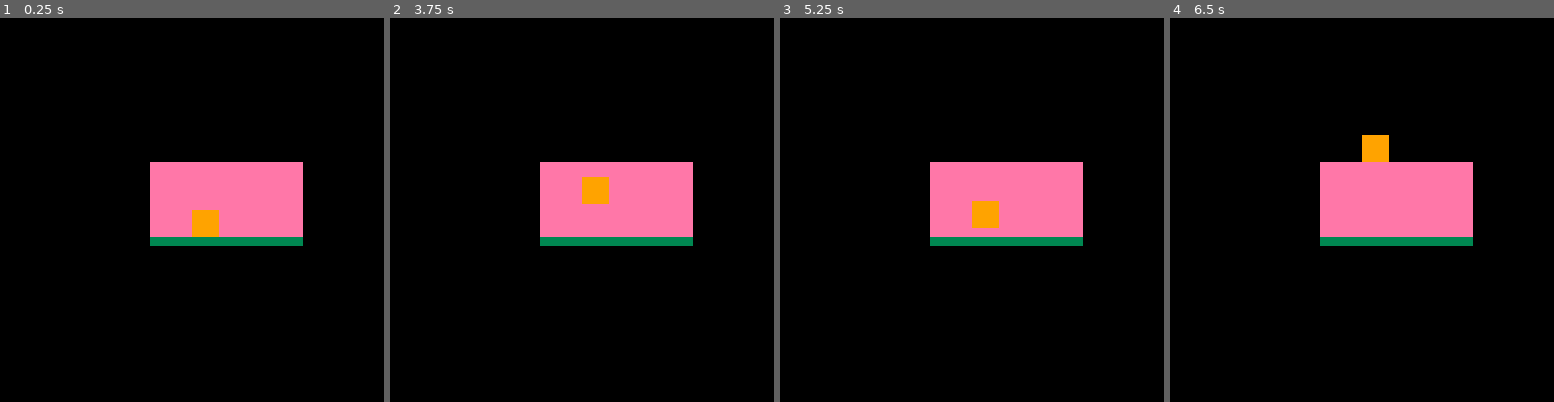
Above: before the commit, frames 1-4 (left to right).
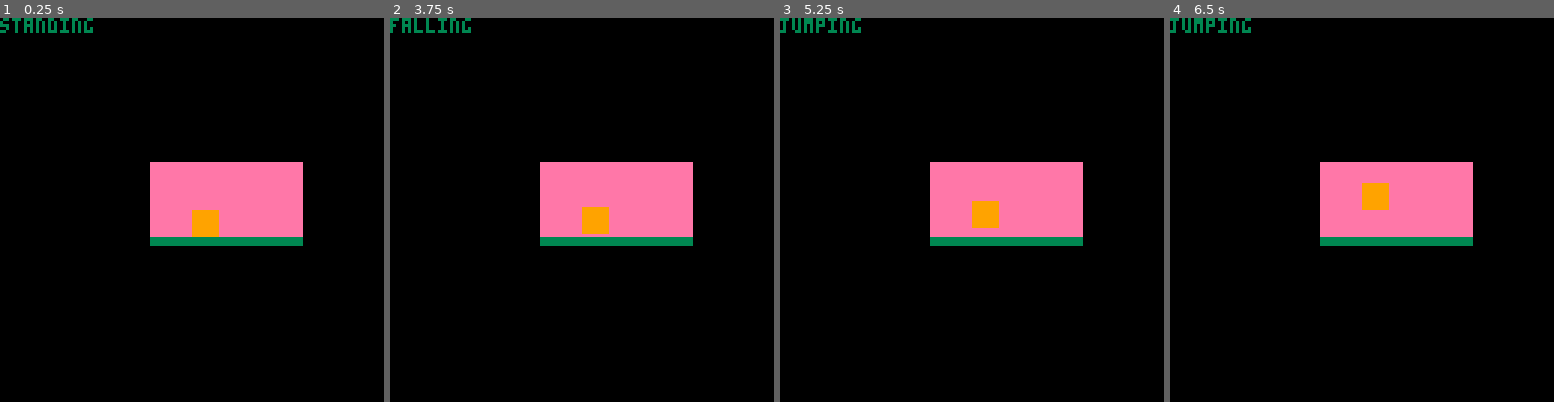
Above: after the commit, the same moments.

Repository: domKirs/statemachine
Game: PICO-8 cartridge statemachine.p8
Two runs of this game, one before a commit and one after it. Both use one fixed random seed, a clock stepped at 60 frames per second and the inputs below.
Inputs:
- Up to frame 1 (0.25 s): no input
- Up to frame 2 (3.75 s): tap X (X key) at 0.33, 1.07, 1.85, 2.97 s; tap O (Z key) at 0.7, 1.7, 2.1, 2.5, 2.9, 3.3, 3.7 s; hold Right 1.6-2.1 s; hold Up 2.15-2.42 s; hold Right 2.47-3.03 s; hold Left 3.08-3.58 s; hold Down from 3.63 s (still down)
- Up to frame 3 (5.25 s): release Down at 3.97 s; hold Right 4.02-4.68 s; tap X (X key) at 4.08, 5.2 s; tap O (Z key) at 4.1, 4.5, 4.9 s; hold Up 4.73-5.03 s; hold Left from 5.08 s (still down)
- Up to frame 4 (6.5 s): tap O (Z key) at 5.3, 5.7, 6.1 s; release Left at 5.68 s; hold Down 5.73-6.03 s; hold Right from 6.08 s (still down); tap X (X key) at 6.32 s

The runs differ from the first frame. In frame 1, 0.5% of the frame differs, in the area x 0-25%, y 0-4%; in frame 2, 1.4%; in frame 3, 0.4%; in frame 4, 1.4%, in the area x 0-58%, y 0-50%.

Commit message:
Update statemachine.p8

Diff:
--- a/statemachine.p8
+++ b/statemachine.p8
@@ -4,20 +4,23 @@
 
 local PRESS_UP, PRESS_DOWN, PRESS_X, NO_INPUT = 2, 3, 5, 666
 
-local Standing_State, Jumping_State, Ducking_State = {}, {}, {} -- heroine's state pattern
+local Standing_State,
+      Falling_State,
+      Jumping_State,
+      Ducking_State = {}, {}, {}, {} -- heroine's state pattern
 
 local Heroine_States = {} -- object pool for heroine's states
 
 Standing_State.__index = Standing_State
 
 function Standing_State:new()
-    return setmetatable({}, self)
+    return setmetatable({state = "standing"}, self)
 end
 
 function Standing_State:handle_input(heroine, input)
     if input == PRESS_X then
         heroine.state = Heroine_States.jumping_state
-        heroine.state:init()
+        heroine.state:enter()
     elseif input == PRESS_DOWN then
         heroine.state = Heroine_States.ducking_state
         heroine.w = heroine.ducking_w
@@ -29,18 +32,18 @@
 
 end
 
-function Standing_State:init()
+function Standing_State:enter()
 
 end
 
 Jumping_State.__index = Jumping_State
 
 function Jumping_State:new()
-    local o = setmetatable({}, self)
+    local o = setmetatable({state = "jumping"}, self)
     o.initial_v = -1
     o.max_fall = 2
-    o.g_acc = 0.03125
-    o.g_dcc = 0.125
+    o.g_acc = 0.03125 -- go up in 32 frames
+    o.g_dcc = 0.125 -- go down in 16 frames
     return o
 end
 
@@ -54,30 +57,58 @@
     if input == PRESS_X then
 
     end
+end
+
+function Jumping_State:update(heroine)
+    if self.initial_v < 0 then
+        self.initial_v += self.g_acc
+        heroine.y += self.initial_v
+    end
+
+    if self.initial_v >= 0 then
+        heroine.state = Heroine_States.falling_state
+        heroine.state:enter()
+    end
+end
+
+function Jumping_State:enter()
+    self.initial_v = -1
+end
+
+Falling_State.__index = Falling_State
+
+function Falling_State:new()
+    local o = setmetatable({state = "falling"}, self)
+    o.max_fall = 2
+    o.initial_v = 0
+    o.g_dcc = 0.125 -- go down in 16 frames
+
+    return o
+end
+
+function Falling_State:handle_input(heroine, input)
 
 end
 
-function Jumping_State:update(heroine)
-    self.initial_v = (self.initial_v < 0) and
-             self.initial_v + self.g_acc or
-             min(self.initial_v + self.g_dcc, self.max_fall)
+function Falling_State:update(heroine)
+    self.initial_v = min(self.initial_v + self.g_dcc, self.max_fall)
     heroine.y += self.initial_v
 
     if heroine.y > 64 then
         heroine.y = 64
         heroine.state = Heroine_States.standing_state
+        heroine.state:enter()
     end
-
 end
 
-function Jumping_State:init()
-    self.initial_v = -1
+function Falling_State:enter()
+    self.initial_v = 0
 end
 
 Ducking_State.__index = Ducking_State
 
 function Ducking_State:new()
-    return setmetatable({}, self)
+    return setmetatable({state = "ducking"}, self)
 end
 
 function Ducking_State:handle_input(heroine, input)
@@ -92,12 +123,13 @@
 
 end
 
-function Ducking_State:init()
+function Ducking_State:enter()
 
 end
 
 Heroine_States.standing_state = Standing_State:new()
 Heroine_States.jumping_state = Jumping_State:new()
+Heroine_States.falling_state = Falling_State:new()
 Heroine_States.ducking_state = Ducking_State:new()
 
 local Heroine = {}
@@ -152,6 +184,7 @@
     rectfill(50, 48, 100, 75, 14)
     heroine:draw()
     rectfill(50, 73, 100, 75, 3)
+    print(heroine.state.state)
 end
 
 
